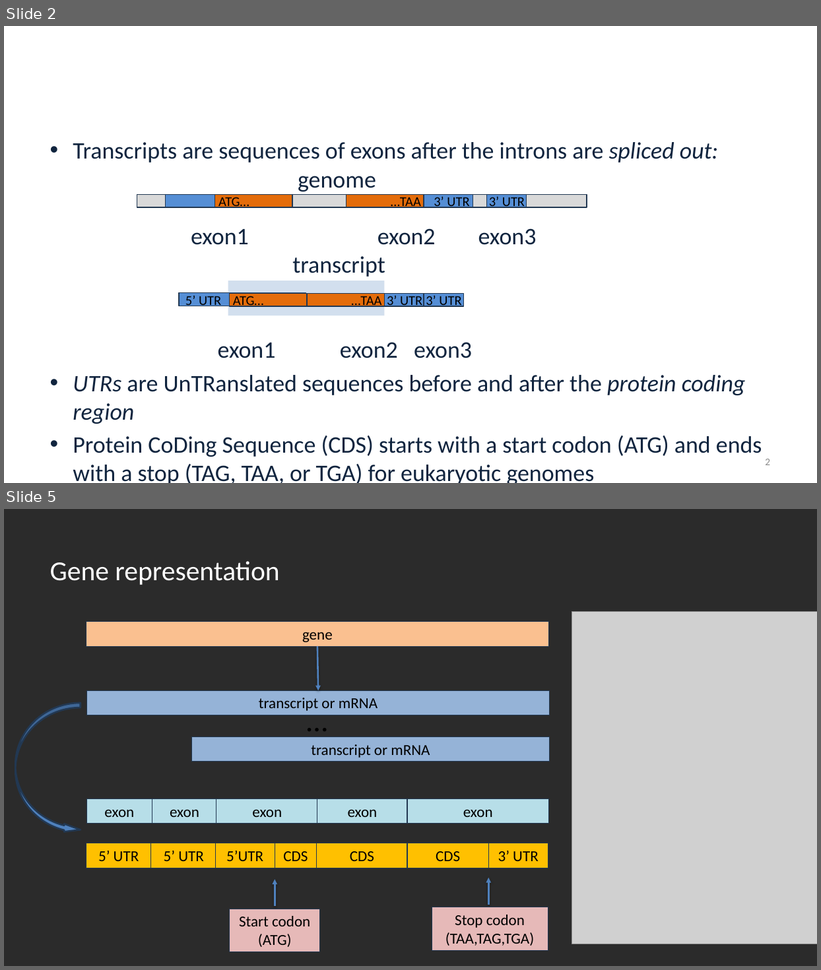
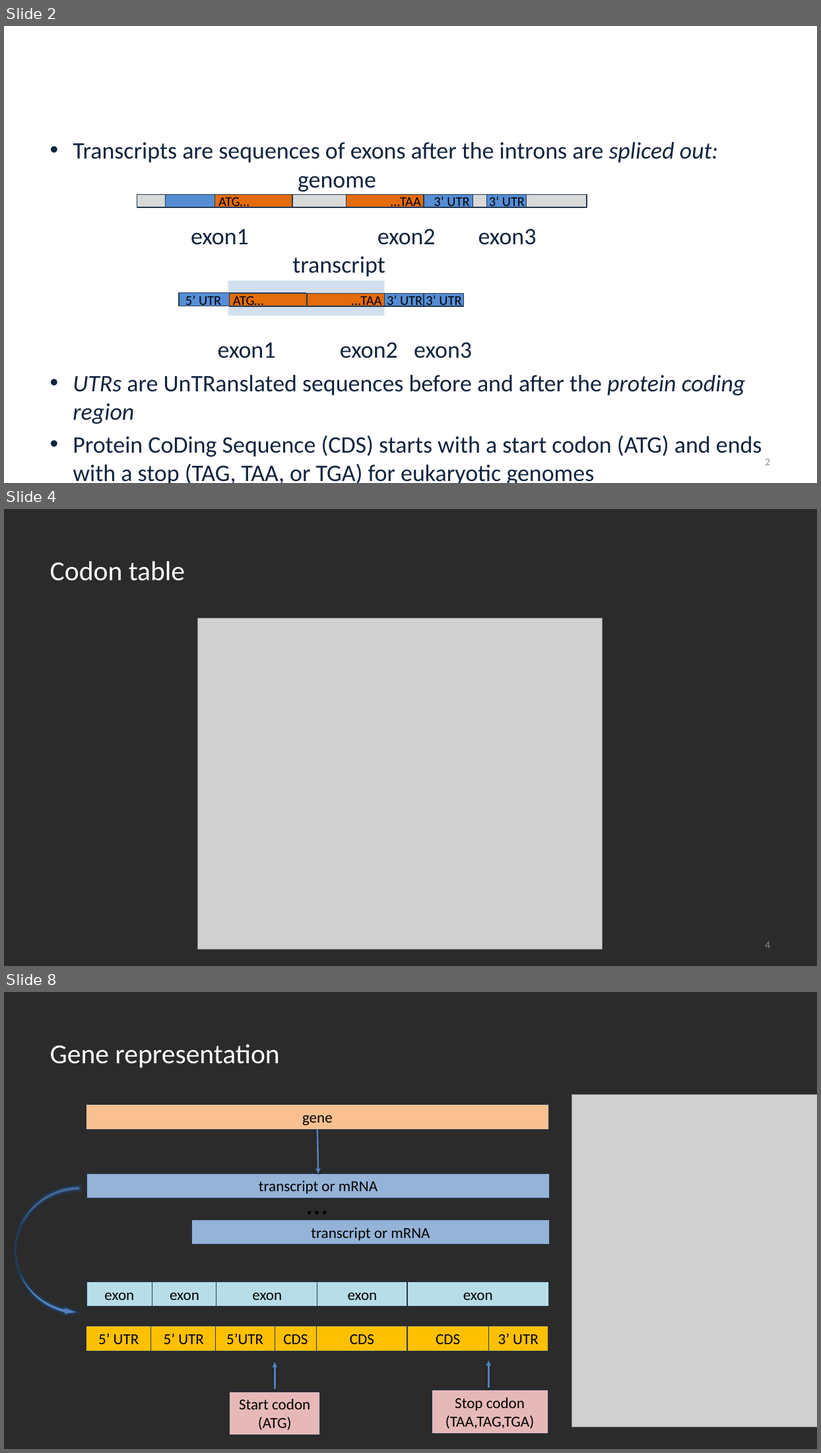
Before and after one commit to alekseyzimin/BME-Algorithms-for-Analysis-of-Genomic-Data, a slide deck: Lectures/Week 9 -- Transcript sequencing and Assembly.pptx. Shown one above the other, each under a label of ours: slides 2 and 5 before the commit, slides 2, 4 and 8 after it; the slides between them are not shown. The pictures are 821x970 and 821x1453 pixels, drawn with LibreOffice and Linux fonts; fonts in the diff are those of the drawing; grey boxes stand for pictures; background and template pictures are left out; a plain dark background stands for a picture behind light text. Boxes give left, top, right and bottom in pixels: in the first picture for what was removed or moved away, otherwise in the second. Text is boxed around its words. In the diff, an @@ line names an element or a change of style, - is before the commit and + after.

```diff
--- a/Lectures/Week 9 -- Transcript sequencing and Assembly.pptx
+++ b/Lectures/Week 9 -- Transcript sequencing and Assembly.pptx
@@ slide 4 added at <box>4,509,817,966</box>, background picture (left out) @@
@@ title added at <box>50,561,185,581</box>, 32.4 pt, text #FFFFFF @@
+Codon table
@@ picture added at <box>198,618,603,949</box> @@
@@ page number added at <box>765,942,770,949</box>, 12 pt, text #8C8C8C @@
+4
@@ what was slide 5 is now slide 8 @@
```
Also in this commit, not shown: 4 slides changed, 3 other slides added.
